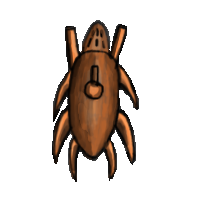
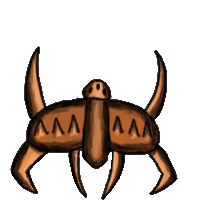
Layer changes from the first 200 × 200 image to the second:
added layer "crab" above "crab highlight" over bbox(10, 46, 178, 200)
added layer "crab highlight" (soft light) above "crab color" over bbox(22, 54, 166, 195)
added layer "crab color" above "crab background" over bbox(12, 51, 176, 200)
added layer "crab background" above "dolphin" over bbox(10, 46, 178, 200)
hid "orca" over bbox(52, 20, 139, 182)
hid "orca highlight" over bbox(53, 25, 138, 171)
hid "orca color" over bbox(52, 22, 139, 182)
hid "orca background" over bbox(52, 20, 139, 182)
